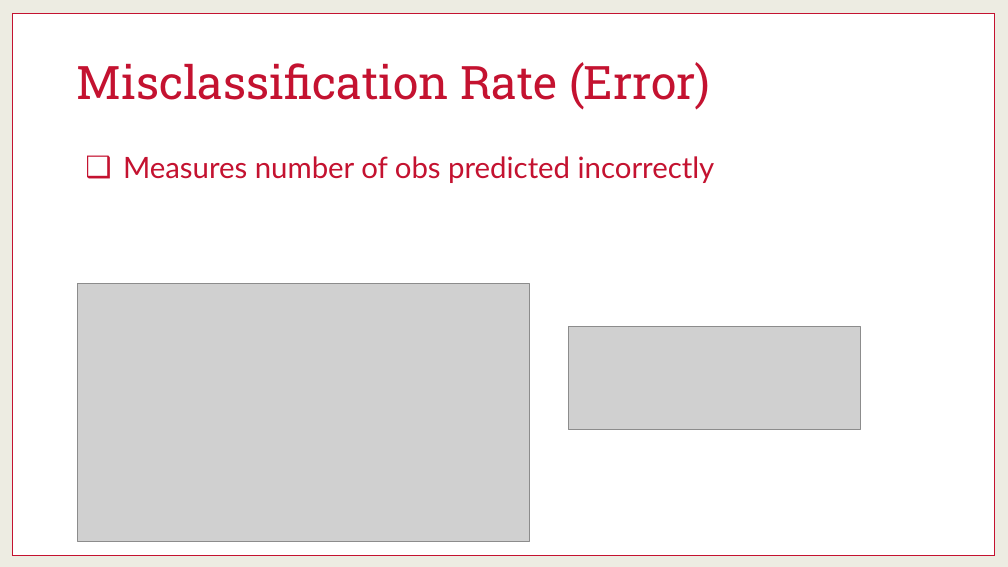
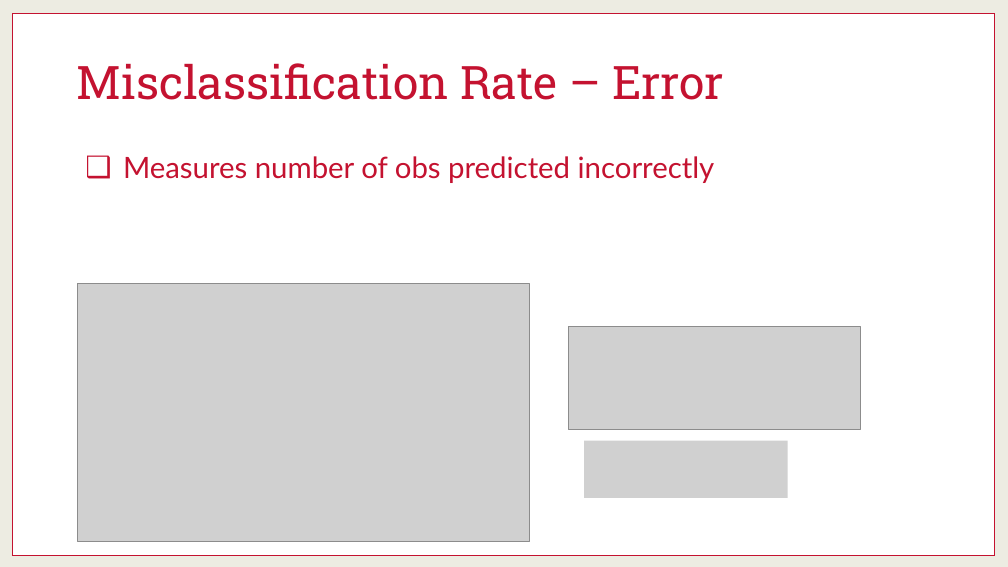
Before and after one commit to martinwg/ISA591, a slide deck: slide 17 of PPT/Module 4 - Model Performance for Classification.pptx (slide 13 before the commit). Drawn at 1008x567 pixels with LibreOffice and Linux fonts; fonts in the diff are those of the drawing; grey boxes stand for pictures. Boxes give left, top, right and bottom in pixels: in the first picture for what was removed or moved away, otherwise in the second. Text is boxed around its words. In the diff, an @@ line names an element or a change of style, - is before the commit and + after.

```diff
--- a/PPT/Module 4 - Model Performance for Classification.pptx
+++ b/PPT/Module 4 - Model Performance for Classification.pptx
@@ title at [77,63,724,100]: text changed @@
-Misclassification Rate (Error)
+Misclassification Rate – Error
@@ picture added at [585,441,788,498] @@
```
Also in this commit, not shown: 8 other slides changed, 7 slides added, 1 slide removed.
